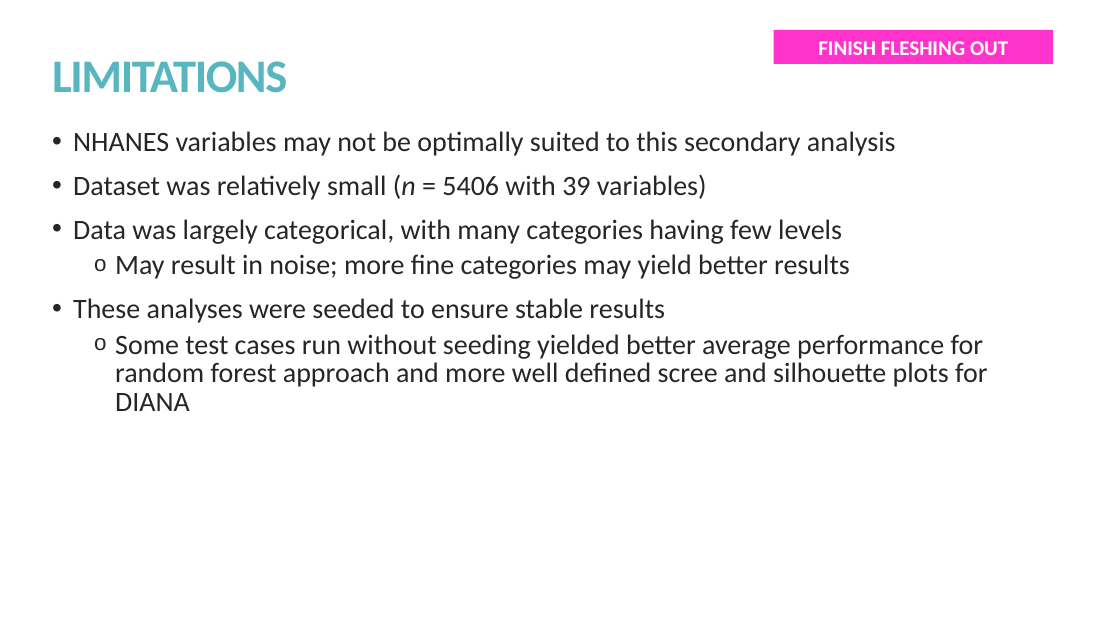
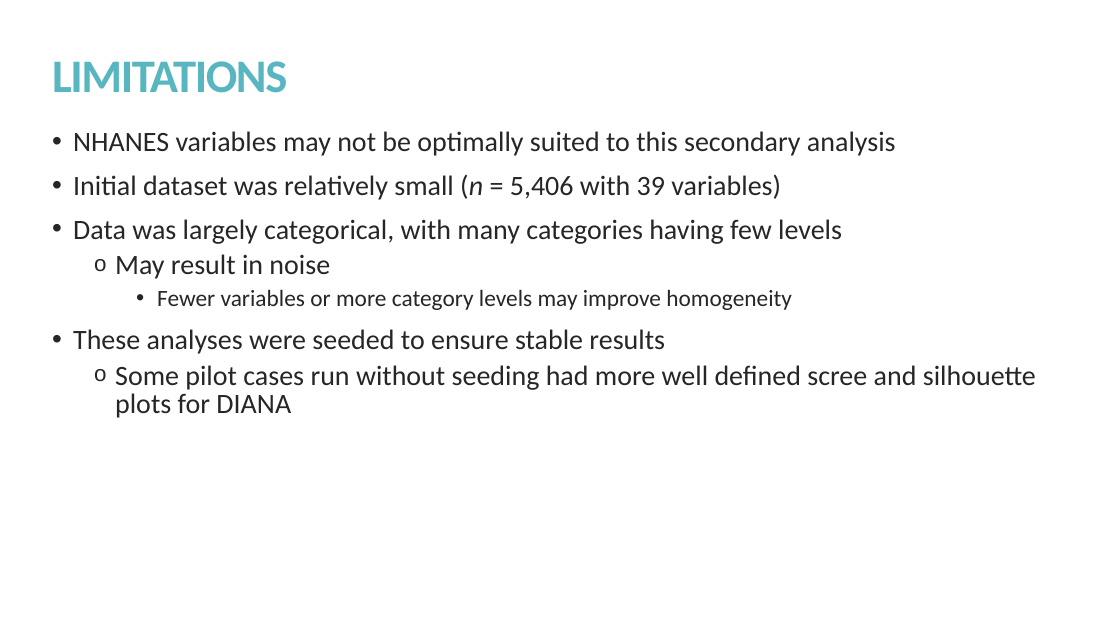
Before and after one commit to kmprioliPROF/CSC_8515_Final_Project, a slide deck: slide 17 of presentation/Prioli_presentation.pptx (slide 15 before the commit). Drawn at 1120x630 pixels with LibreOffice and Linux fonts; fonts in the diff are those of the drawing. Boxes give left, top, right and bottom in pixels: in the first picture for what was removed or moved away, otherwise in the second. Text is boxed around its words. In the diff, an @@ line names an element or a change of style, - is before the commit and + after.

Commit message:
Finishing slides (except proofreading)

```diff
--- a/presentation/Prioli_presentation.pptx
+++ b/presentation/Prioli_presentation.pptx
@@ rectangle removed at [774, 30, 1054, 64] @@
-FINISH FLESHING OUT
@@ text at [73, 174, 781, 200]: text changed @@
-• Dataset was relatively small (n = 5406 with 39 variables)
+• Initial dataset was relatively small (n = 5,406 with 39 variables)
@@ text at [115, 254, 792, 310]: text changed; size 24 to 20 pt @@
-  o May result in noise; more fine categories may yield better results
+  o May result in noise
+    • Fewer variables or more category levels may improve homogeneity
@@ text at [115, 365, 1036, 418]: text changed @@
-  o Some test cases run without seeding yielded better average performance for random forest approach and more well defined scree and silhouette plots for DIANA
+  o Some pilot cases run without seeding had more well defined scree and silhouette plots for DIANA
```
Also in this commit, not shown: 8 other slides changed, 6 slides added, 4 slides removed, 1 other file.
